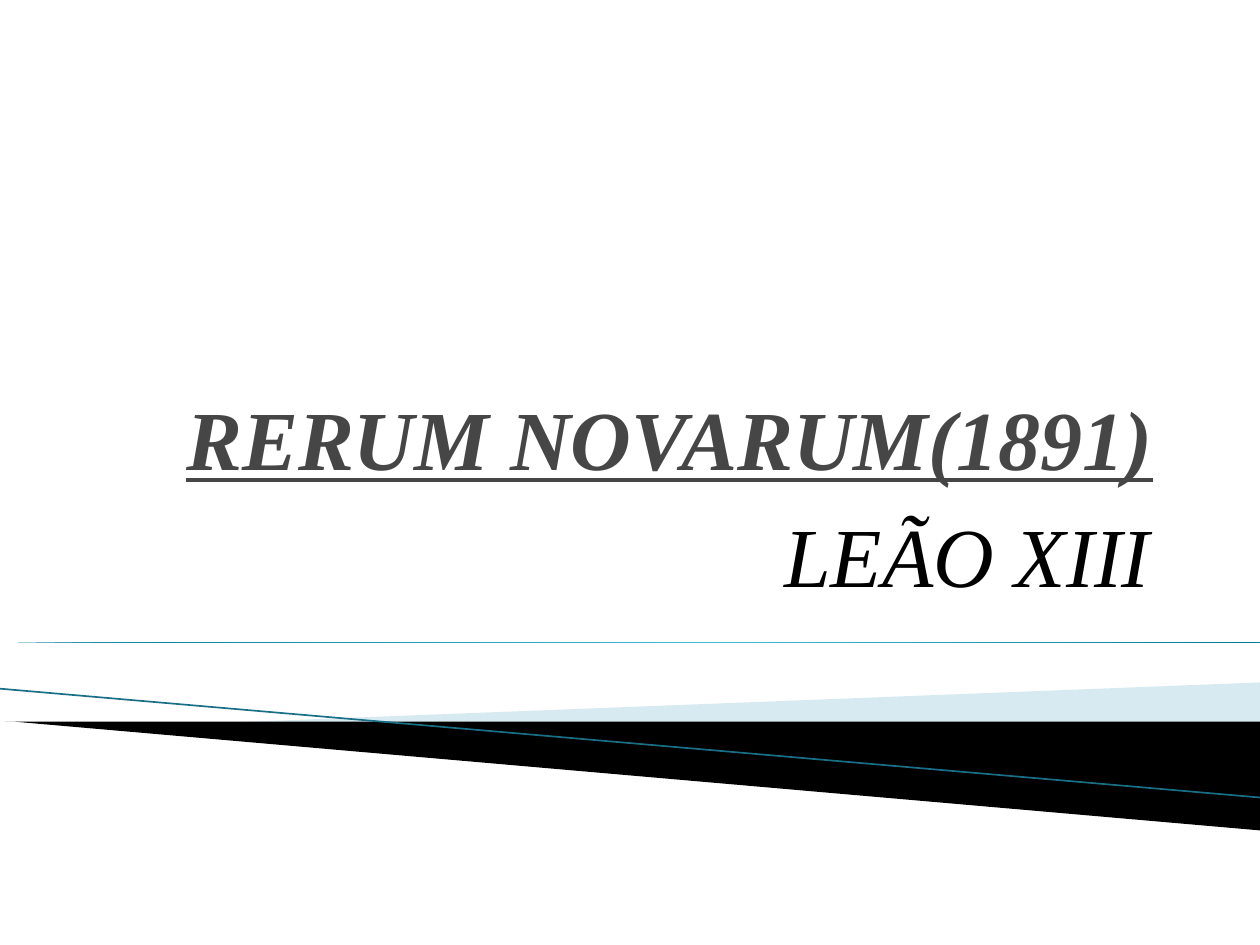
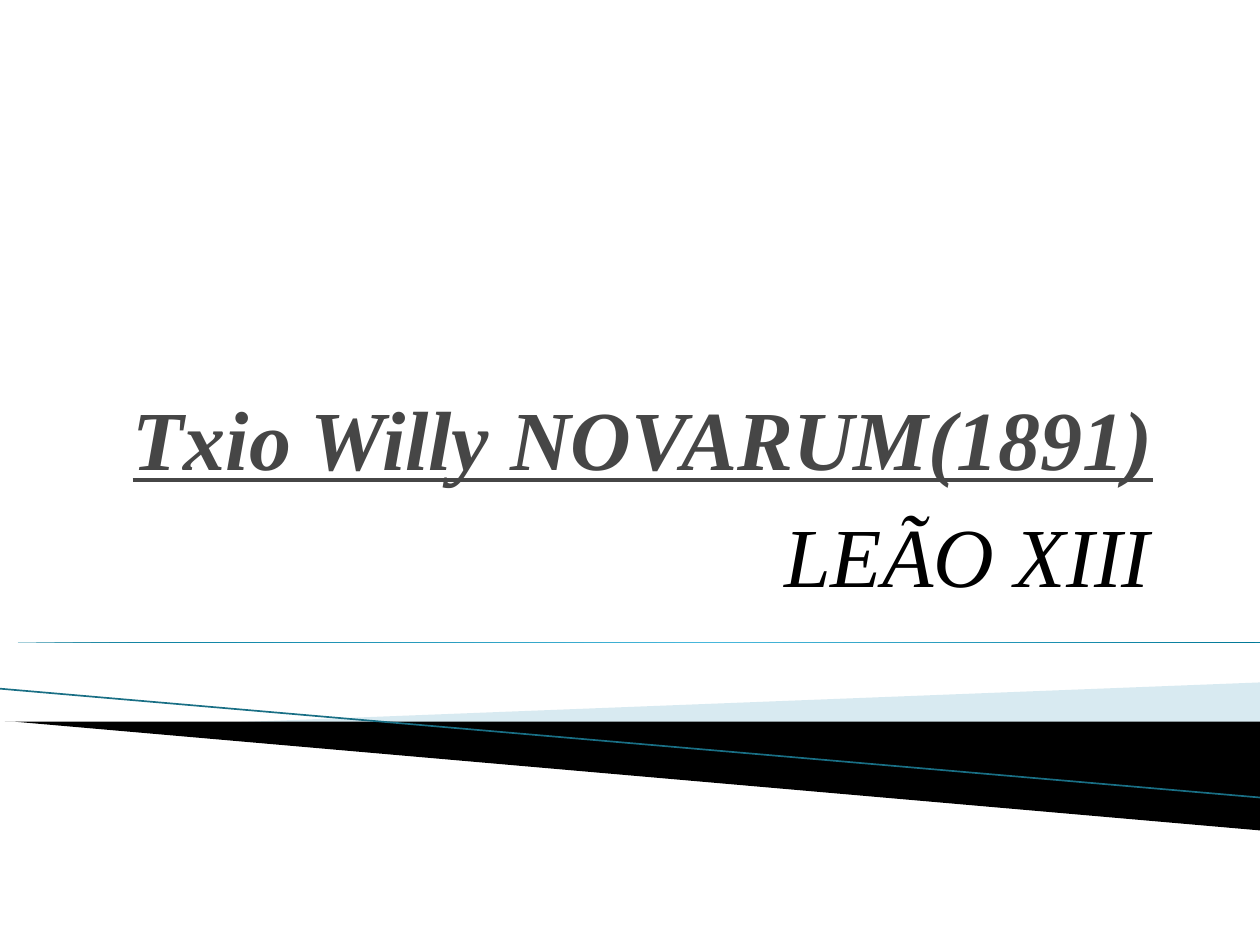
Before and after one commit to Wson09/txiowilly, a slide deck: slide 1 of 1 RERUM NOVARUM(1891).pptx. Drawn at 1260x945 pixels with LibreOffice and Linux fonts; fonts in the diff are those of the drawing; background and template pictures are left out. Boxes give left, top, right and bottom in pixels: in the first picture for what was removed or moved away, otherwise in the second. Text is boxed around its words. In the diff, an @@ line names an element or a change of style, - is before the commit and + after.

Commit message:
Mudar titulo

```diff
--- a/1 RERUM NOVARUM(1891).pptx
+++ b/1 RERUM NOVARUM(1891).pptx
@@ title at box(133, 411, 1152, 486): text changed @@
-RERUM NOVARUM(1891)
+Txio Willy NOVARUM(1891)
```
